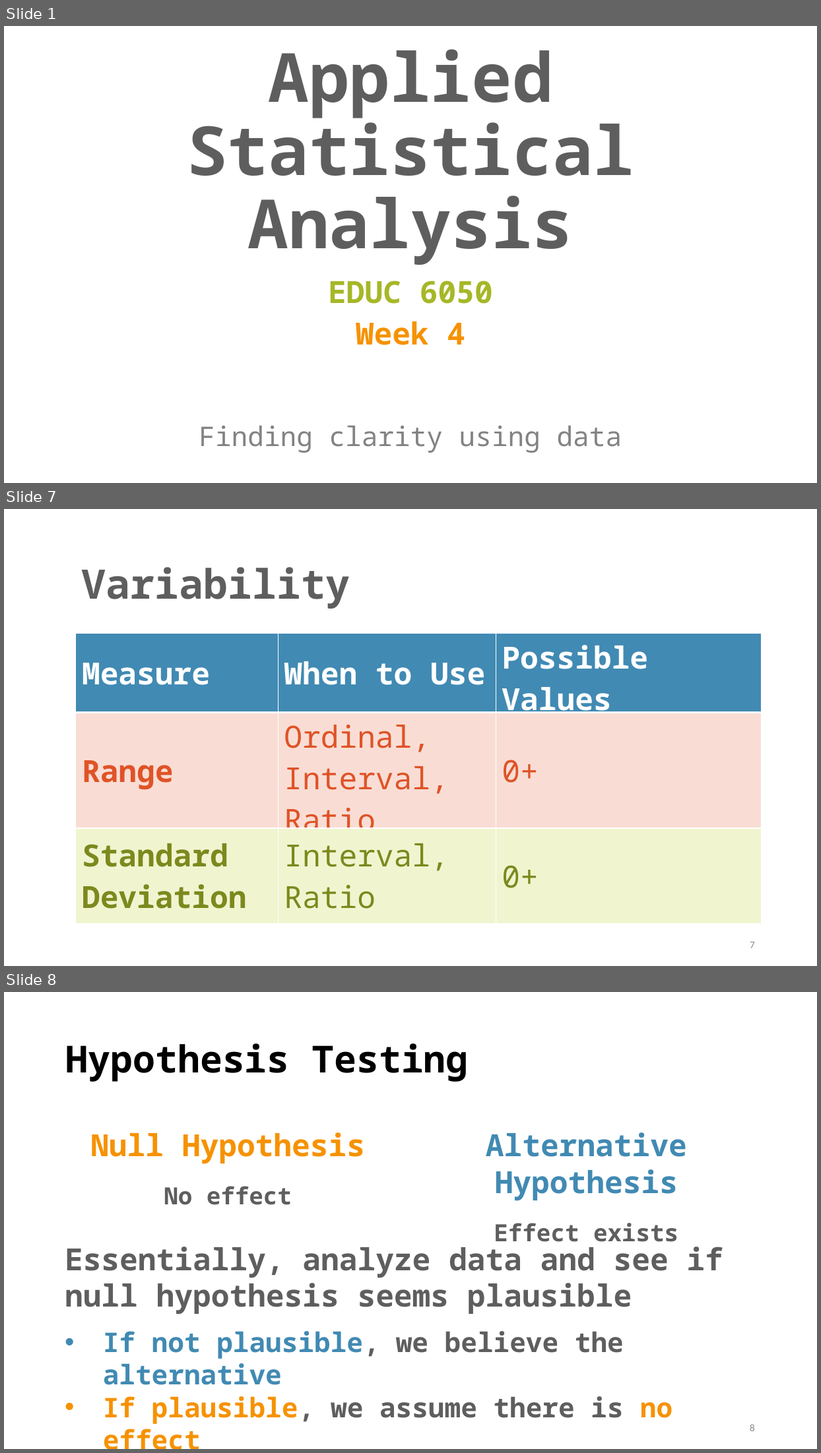
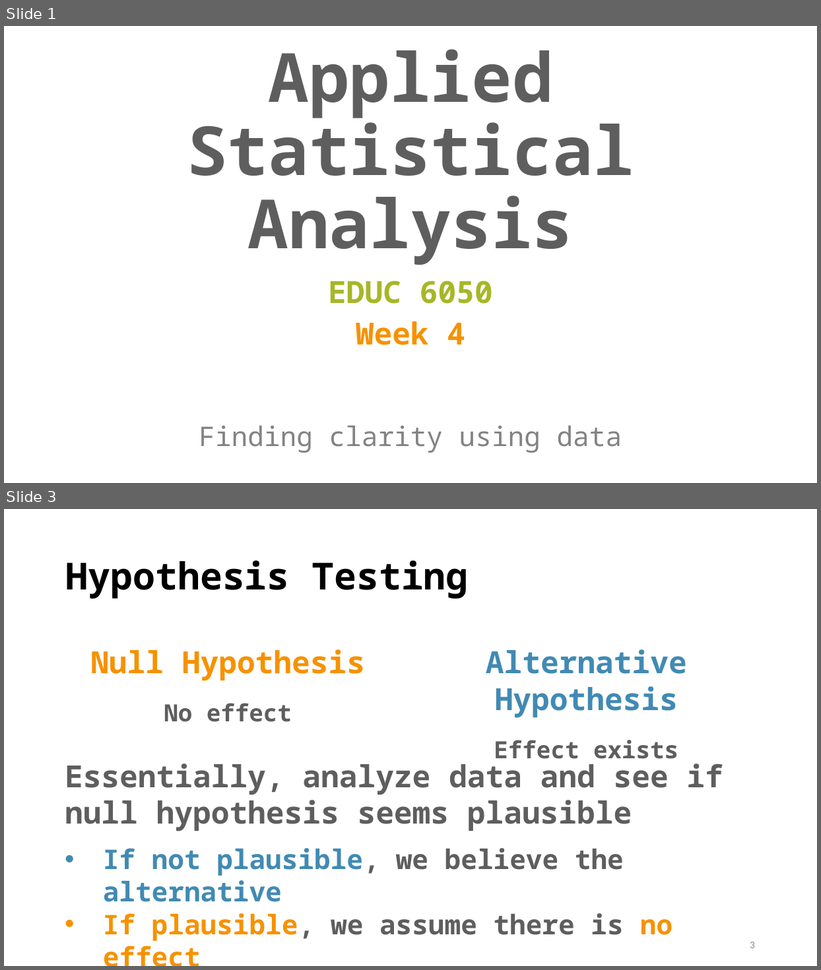
Before and after one commit to TysonStanley/EDU-6050, a slide deck: Slides/04_EDUC_6050_2018.pptx. Shown one above the other, each under a label of ours: slides 1, 7 and 8 before the commit, slides 1 and 3 after it; the slides between them are not shown. The pictures are 821x1453 and 821x970 pixels, drawn with LibreOffice and Linux fonts; fonts in the diff are those of the drawing. Boxes give left, top, right and bottom in pixels: in the first picture for what was removed or moved away, otherwise in the second. Text is boxed around its words. In the diff, an @@ line names an element or a change of style, - is before the commit and + after.

```diff
--- a/Slides/04_EDUC_6050_2018.pptx
+++ b/Slides/04_EDUC_6050_2018.pptx
@@ slide 7 removed at <box>4,509,817,966</box>, background #FFFFFF @@
@@ text removed at <box>82,567,350,609</box> @@
-Variability
@@ table removed at <box>76,634,762,916</box>, 3 rows, 3 columns @@
-Measure | When to Use | Possible Values
-Range | Ordinal, Interval, Ratio | 0+
-Standard / Deviation | Interval, Ratio | 0+
@@ page number removed at <box>750,942,755,949</box> @@
-7
@@ what was slide 8 is now slide 3 @@
@@ page number at <box>750,942,755,949</box>: text changed @@
-8
+3
```
Also in this commit, not shown: 4 slides changed, 2 slides added, 8 other slides removed, 1 other file.
